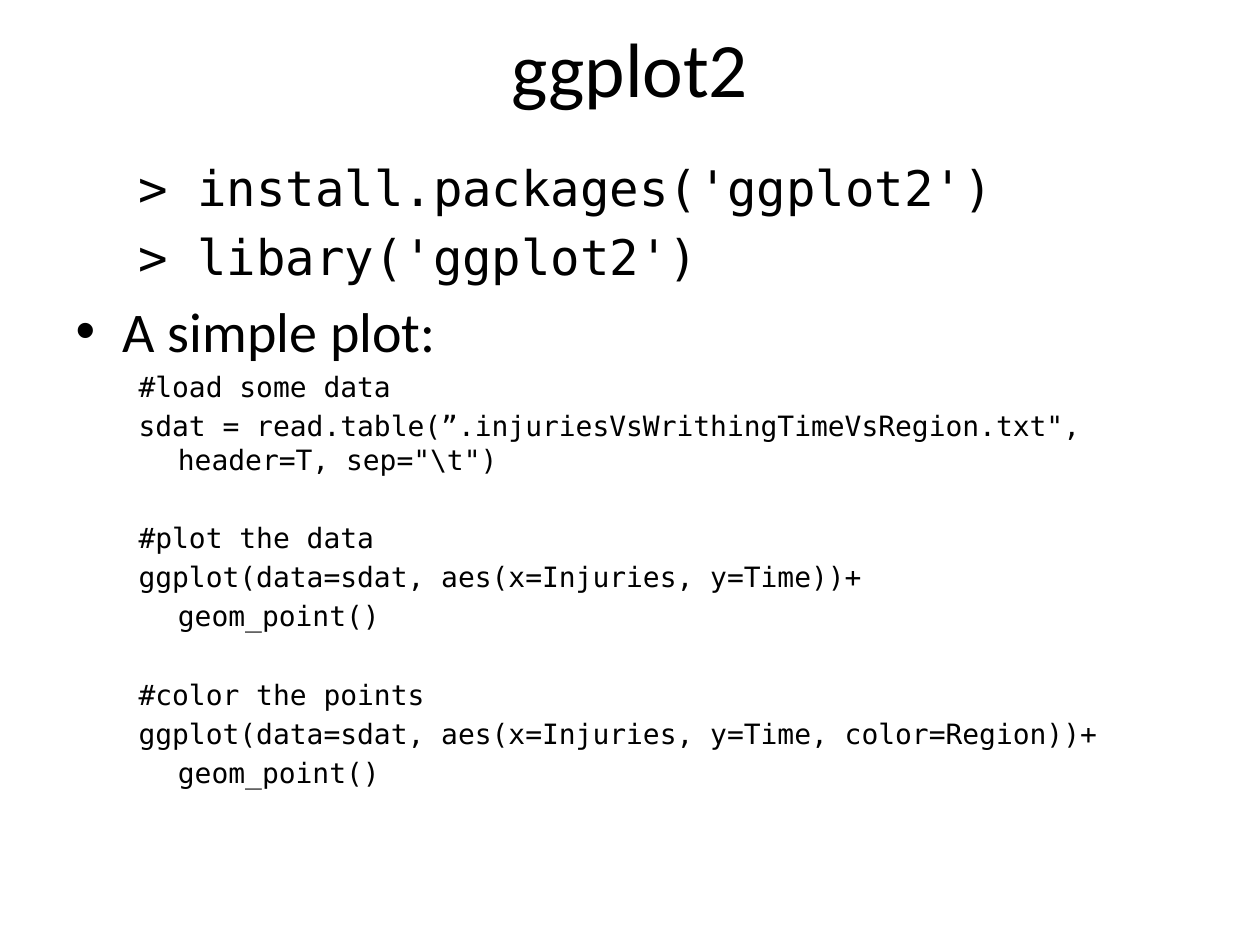
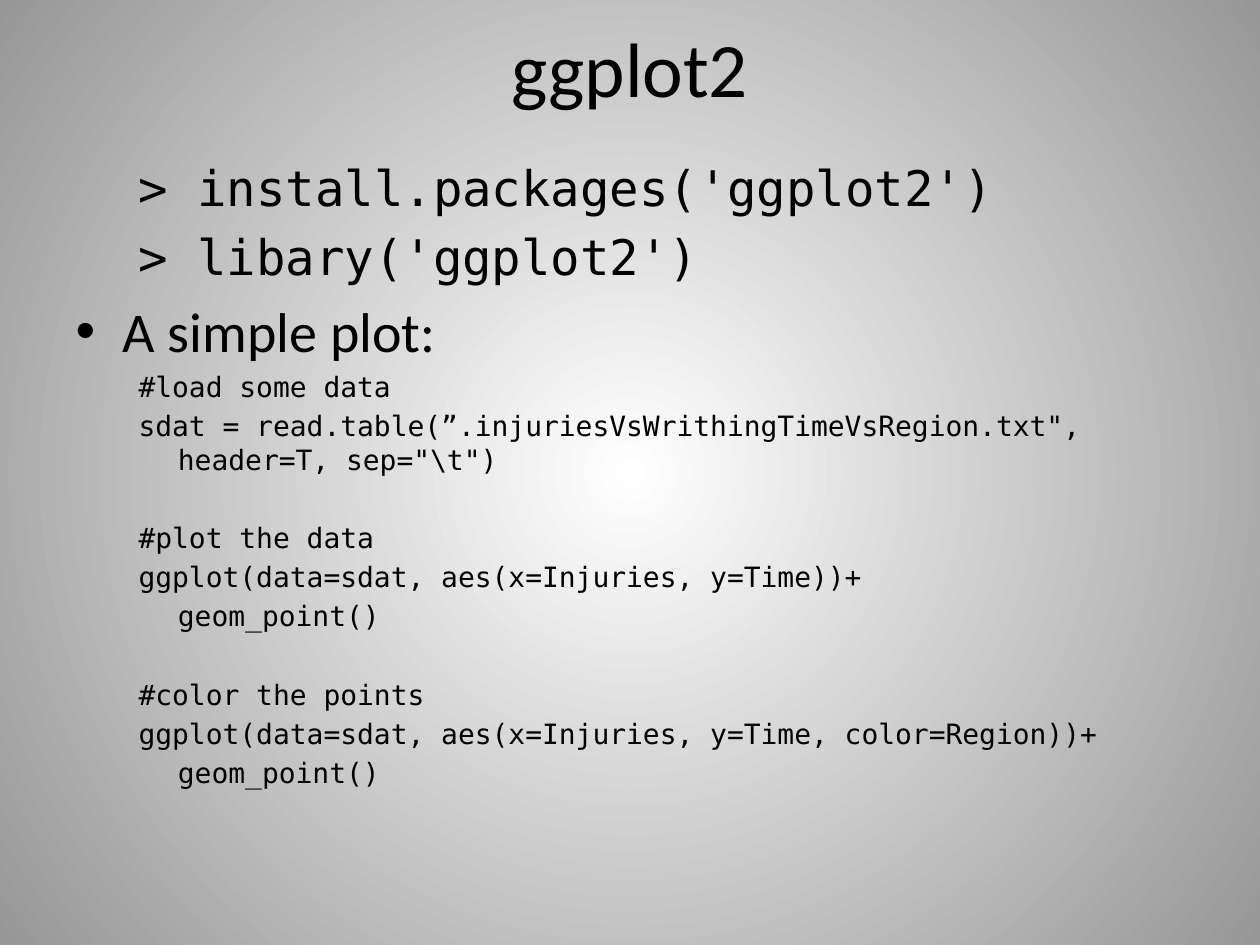
Before and after one commit to stochasticTreat/R_data_vis_lecture, a slide deck: slide 11 of RdataVis.pptx. Drawn at 1260x945 pixels with LibreOffice and Linux fonts; fonts in the diff are those of the drawing. Boxes give left, top, right and bottom in pixels: in the first picture for what was removed or moved away, otherwise in the second. Text is boxed around its words. In the diff, an @@ line names an element or a change of style, - is before the commit and + after.

Commit message:
small edit

```diff
--- a/RdataVis.pptx
+++ b/RdataVis.pptx
@@ background #FFFFFF to gradient #FFFFFF to #979797 @@
```
Also in this commit, not shown: 13 other slides changed.
